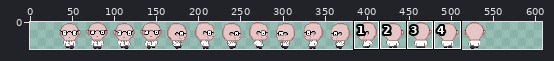
Edited in one commit: sprite sheet (Assets/character.png). The picture above shows the old version from afar; the outline marks the close-up.
Close-up. Before:
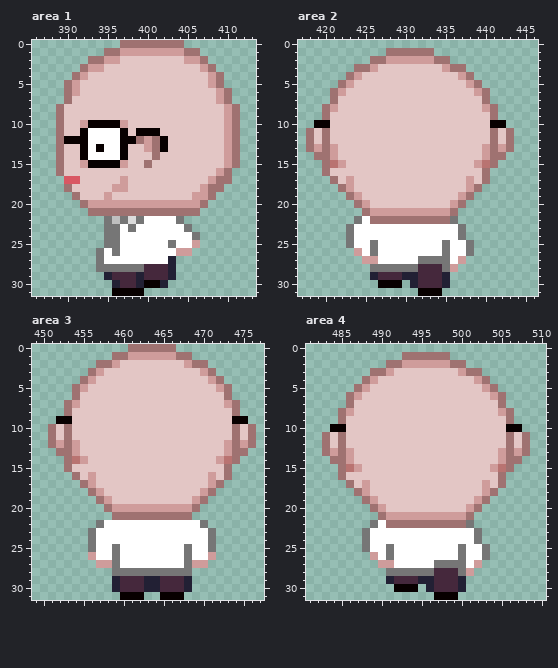
The file is 512x32 pixels. Shown: area 1: x 386..413, y 0..31; area 2: x 417..446, y 0..31; area 3: x 449..477, y 0..31; area 4: x 481..510, y 0..31. The old version is drawn lined up with the new one, on the new canvas. The commit also changed other parts of the picture, which this record leaves out.
New version:
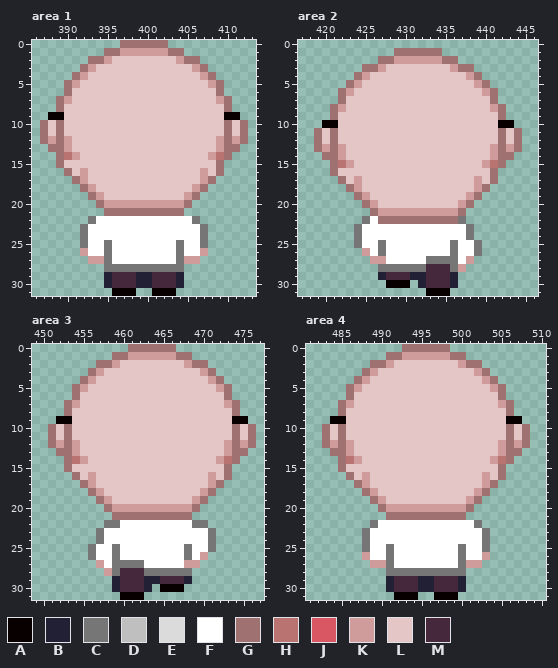
Palette (. is transparent): A #080000  B #222034  C #767676  D #bfbfbf  E #dbdbdb  F #ffffff  G #9f7271  H #b97371  J #d95763  K #cf9c9b  L #e3c6c5  M #45283c
What changed:
canvas 512x32 -> 608x32, the old top-left corner now at 32,0
--- area 1
@@ x 386..413 @@
- 0 ...........GGGGGGGG.........
- 1 .........GGKKKKKKKKGG.......
- 2 .......GGKKLLLLLLLLKKG......
- 3 ......GKKLLLLLLLLLLLLKG.....
- 4 .....GKLLLLLLLLLLLLLLLKG....
+ 0 ...........GGGGGG...........
+ 1 .........GGKKKKKKGG.........
+ 2 .......GGKLLLLLLLLKGG.......
+ 3 ......GKLLLLLLLLLLLLKG......
+ 4 .....GKLLLLLLLLLLLLLLKG.....
  5 ....GKLLLLLLLLLLLLLLLLKG....
- 6 ....GKLLLLLLLLLLLLLLLLLKG...
- 7 ....GLLLLLLLLLLLLLLLLLLKG...
- 8 ...GLLLLLLLLLLLLLLLLLLLLKG..
- 9 ...GLLLLLLLLLLLLLLLLLLLLKG..
-10 ...GLLKAAAAKLLLLLLLLLLLLKG..
-11 ...GLLAFFFFALAAALLLLLLLLKG..
-12 ...GAAAFFFFAAGKGALLLLLLLKG..
-13 ...GLLAFAFFALLKGALLLLLLLKG..
-14 ...GLLAFFFFALLLGLLLLLLLLKG..
-15 ...GLLKAAAAKLLGLLLLLLLLLKG..
-16 ...GLLLLLLLLLLLLLLLLLLLKG...
-17 ....JJLLLLLKLLLLLLLLLLKGG...
-18 ....GLLLLLKKLLLLLLLLLKGG....
-19 .....GLLLKLLLLLLLLLLKKG.....
-20 ......GKKKKKKKKKKKKKKG......
-21 .......GGGGGGGGGGGGGG.......
-22 .........CDCECFFFFC.........
-23 .........CCFCFFFFFFC........
-24 .........CCFFFFFFFFFC.......
-25 .........CCFFFFFFCFFK.......
-26 ........CFCFFFFFFFKK........
-27 ........CFFFFFFFFB..........
-28 ........CCCCCCMMMB..........
-29 .........BMMMBMMMB..........
-30 ..........BMMBAAB...........
-31 ..........AAAA..............
+ 6 ....GLLLLLLLLLLLLLLLLLLG....
+ 7 ...GKLLLLLLLLLLLLLLLLLLKG...
+ 8 ...GLLLLLLLLLLLLLLLLLLLLG...
+ 9 ..AALLLLLLLLLLLLLLLLLLLLAA..
+10 .GLGLLLLLLLLLLLLLLLLLLLLGLG.
+11 .GLGLLLLLLLLLLLLLLLLLLLLGLG.
+12 .GKGKLLLLLLLLLLLLLLLLLLKGKG.
+13 ..GGKLLLLLLLLLLLLLLLLLLKGG..
+14 ...GHKLLLLLLLLLLLLLLLLKHG...
+15 ...GLLLLLLLLLLLLLLLLLLLG....
+16 ....GLKLLLLLLLLLLLLLLKLG....
+17 .....GKLLLLLLLLLLLLLLKG.....
+18 ......GKLLLLLLLLLLLLKG......
+19 .......GKLLLLLLLLLLKG.......
+20 ........GKKKKKKKKKKG........
+21 .........GGGGGGGGGG.........
+22 .......CFFFFFFFFFFFFC.......
+23 ......CFFFFFFFFFFFFFFC......
+24 ......CFFFFFFFFFFFFFFC......
+25 ......CFFCFFFFFFFFCFFC......
+26 ......KFFCFFFFFFFFCFFK......
+27 .......KKCFFFFFFFFCKK.......
+28 .........CCCCCCCCCC.........
+29 .........BMMMBBMMMB.........
+30 .........BMMMBBMMMB.........
+31 ..........AAA..AAA..........
--- area 2
@@ x 417..446 @@
  0 ..............................
- 1 ...........GGGGGG.............
- 2 .........GGKKKKKKGG...........
- 3 .......GGKLLLLLLLLKGG.........
- 4 ......GKLLLLLLLLLLLLKG........
- 5 .....GKLLLLLLLLLLLLLLKG.......
- 6 ....GKLLLLLLLLLLLLLLLLKG......
- 7 ....GLLLLLLLLLLLLLLLLLLG......
- 8 ...GKLLLLLLLLLLLLLLLLLLKG.....
- 9 ...GLLLLLLLLLLLLLLLLLLLLG.....
-10 ..AALLLLLLLLLLLLLLLLLLLLAA....
-11 .GLGLLLLLLLLLLLLLLLLLLLLGLG...
-12 .GLGLLLLLLLLLLLLLLLLLLLLGLG...
-13 .GKGKLLLLLLLLLLLLLLLLLLKGKG...
-14 ..GGKLLLLLLLLLLLLLLLLLLKGG....
-15 ...GHKLLLLLLLLLLLLLLLLKHG.....
-16 ...GLLLLLLLLLLLLLLLLLLLG......
-17 ....GLKLLLLLLLLLLLLLLKLG......
-18 .....GKLLLLLLLLLLLLLLKG.......
-19 ......GKLLLLLLLLLLLLKG........
-20 .......GKLLLLLLLLLLKG.........
-21 ........GKKKKKKKKKKG..........
-22 .......CFGGGGGGGGGGC..........
-23 ......CFFFFFFFFFFFFFC.........
-24 ......CFFFFFFFFFFFFFC.........
-25 ......CFFCFFFFFFFFCFFC........
-26 .......KFCFFFFFFFFCFFC........
-27 ........KKFFFFFCCCCFK.........
-28 .........CCCCCCMMMCK..........
-29 .........BMMMBBMMMB...........
-30 ..........AAA.BMMMB...........
-31 ...............AAA............
+ 1 ............GGGGGG............
+ 2 ..........GGKKKKKKGG..........
+ 3 ........GGKLLLLLLLLKGG........
+ 4 .......GKLLLLLLLLLLLLKG.......
+ 5 ......GKLLLLLLLLLLLLLLKG......
+ 6 .....GKLLLLLLLLLLLLLLLLKG.....
+ 7 .....GLLLLLLLLLLLLLLLLLLG.....
+ 8 ....GKLLLLLLLLLLLLLLLLLLKG....
+ 9 ....GLLLLLLLLLLLLLLLLLLLLG....
+10 ...AALLLLLLLLLLLLLLLLLLLLAA...
+11 ..GLGLLLLLLLLLLLLLLLLLLLLGLG..
+12 ..GLGLLLLLLLLLLLLLLLLLLLLGLG..
+13 ..GKGKLLLLLLLLLLLLLLLLLLKGKG..
+14 ...GGKLLLLLLLLLLLLLLLLLLKGG...
+15 ....GHKLLLLLLLLLLLLLLLLKHG....
+16 ....GLLLLLLLLLLLLLLLLLLLG.....
+17 .....GLKLLLLLLLLLLLLLLKLG.....
+18 ......GKLLLLLLLLLLLLLLKG......
+19 .......GKLLLLLLLLLLLLKG.......
+20 ........GKLLLLLLLLLLKG........
+21 .........GKKKKKKKKKKG.........
+22 ........CFGGGGGGGGGGC.........
+23 .......CFFFFFFFFFFFFFC........
+24 .......CFFFFFFFFFFFFFC........
+25 .......CFFCFFFFFFFFCFFC.......
+26 ........KFCFFFFFFFFCFFC.......
+27 .........KKFFFFFCCCCFK........
+28 ..........CCCCCCMMMCK.........
+29 ..........BMMMBBMMMB..........
+30 ...........AAA.BMMMB..........
+31 ................AAA...........
--- area 3
@@ x 454..473 @@
 21 .....GGGGGGGGGG.....
-22 ...CFFFFFFFFFFFFC...
-23 ..CFFFFFFFFFFFFFFC..
-24 ..CFFFFFFFFFFFFFFC..
+22 ....CCFFFFFFFFFCC...
+23 ...CFFFFFFFFFFFFFC..
+24 ...CFFFFFFFFFFFFFC..
 25 ..CFFCFFFFFFFFCFFC..
-26 ..KFFCFFFFFFFFCFFK..
-27 ...KKCFFFFFFFFCKK...
-28 .....CCCCCCCCCC.....
+26 ..CFFCFFFFFFFFCFK...
+27 ...KFCCCCFFFFFKK....
+28 ....KCMMMCCCCCC.....
 29 .....BMMMBBMMMB.....
-30 .....BMMMBBMMMB.....
-31 ......AAA..AAA......
+30 .....BMMMB.AAA......
+31 ......AAA...........
--- area 4
@@ x 481..510 @@
- 0 ..............................
- 1 ............GGGGGG............
- 2 ..........GGKKKKKKGG..........
- 3 ........GGKLLLLLLLLKGG........
- 4 .......GKLLLLLLLLLLLLKG.......
- 5 ......GKLLLLLLLLLLLLLLKG......
- 6 .....GKLLLLLLLLLLLLLLLLKG.....
- 7 .....GLLLLLLLLLLLLLLLLLLG.....
- 8 ....GKLLLLLLLLLLLLLLLLLLKG....
- 9 ....GLLLLLLLLLLLLLLLLLLLLG....
-10 ...AALLLLLLLLLLLLLLLLLLLLAA...
+ 0 ............GGGGGG............
+ 1 ..........GGKKKKKKGG..........
+ 2 ........GGKLLLLLLLLKGG........
+ 3 .......GKLLLLLLLLLLLLKG.......
+ 4 ......GKLLLLLLLLLLLLLLKG......
+ 5 .....GKLLLLLLLLLLLLLLLLKG.....
+ 6 .....GLLLLLLLLLLLLLLLLLLG.....
+ 7 ....GKLLLLLLLLLLLLLLLLLLKG....
+ 8 ....GLLLLLLLLLLLLLLLLLLLLG....
+ 9 ...AALLLLLLLLLLLLLLLLLLLLAA...
+10 ..GLGLLLLLLLLLLLLLLLLLLLLGLG..
 11 ..GLGLLLLLLLLLLLLLLLLLLLLGLG..
-12 ..GLGLLLLLLLLLLLLLLLLLLLLGLG..
-13 ..GKGKLLLLLLLLLLLLLLLLLLKGKG..
-14 ...GGKLLLLLLLLLLLLLLLLLLKGG...
-15 ....GHKLLLLLLLLLLLLLLLLKHG....
-16 ....GLLLLLLLLLLLLLLLLLLLG.....
-17 .....GLKLLLLLLLLLLLLLLKLG.....
-18 ......GKLLLLLLLLLLLLLLKG......
-19 .......GKLLLLLLLLLLLLKG.......
-20 ........GKLLLLLLLLLLKG........
-21 .........GKKKKKKKKKKG.........
-22 ........CFGGGGGGGGGGC.........
-23 .......CFFFFFFFFFFFFFC........
-24 .......CFFFFFFFFFFFFFC........
+12 ..GKGKLLLLLLLLLLLLLLLLLLKGKG..
+13 ...GGKLLLLLLLLLLLLLLLLLLKGG...
+14 ....GHKLLLLLLLLLLLLLLLLKHG....
+15 ....GLLLLLLLLLLLLLLLLLLLG.....
+16 .....GLKLLLLLLLLLLLLLLKLG.....
+17 ......GKLLLLLLLLLLLLLLKG......
+18 .......GKLLLLLLLLLLLLKG.......
+19 ........GKLLLLLLLLLLKG........
+20 .........GKKKKKKKKKKG.........
+21 ..........GGGGGGGGGG..........
+22 ........CFFFFFFFFFFFFC........
+23 .......CFFFFFFFFFFFFFFC.......
+24 .......CFFFFFFFFFFFFFFC.......
 25 .......CFFCFFFFFFFFCFFC.......
-26 ........KFCFFFFFFFFCFFC.......
-27 .........KKFFFFFCCCCFK........
-28 ..........CCCCCCMMMCK.........
+26 .......KFFCFFFFFFFFCFFK.......
+27 ........KKCFFFFFFFFCKK........
+28 ..........CCCCCCCCCC..........
 29 ..........BMMMBBMMMB..........
-30 ...........AAA.BMMMB..........
-31 ................AAA...........
+30 ..........BMMMBBMMMB..........
+31 ...........AAA..AAA...........
Where, in picture pixels (left, top, right, bottom), the same in both close-ups:
changed: (40, 40, 248, 296)
changed: (306, 48, 522, 296)
changed: (88, 520, 216, 600)
changed: (322, 344, 530, 600)
